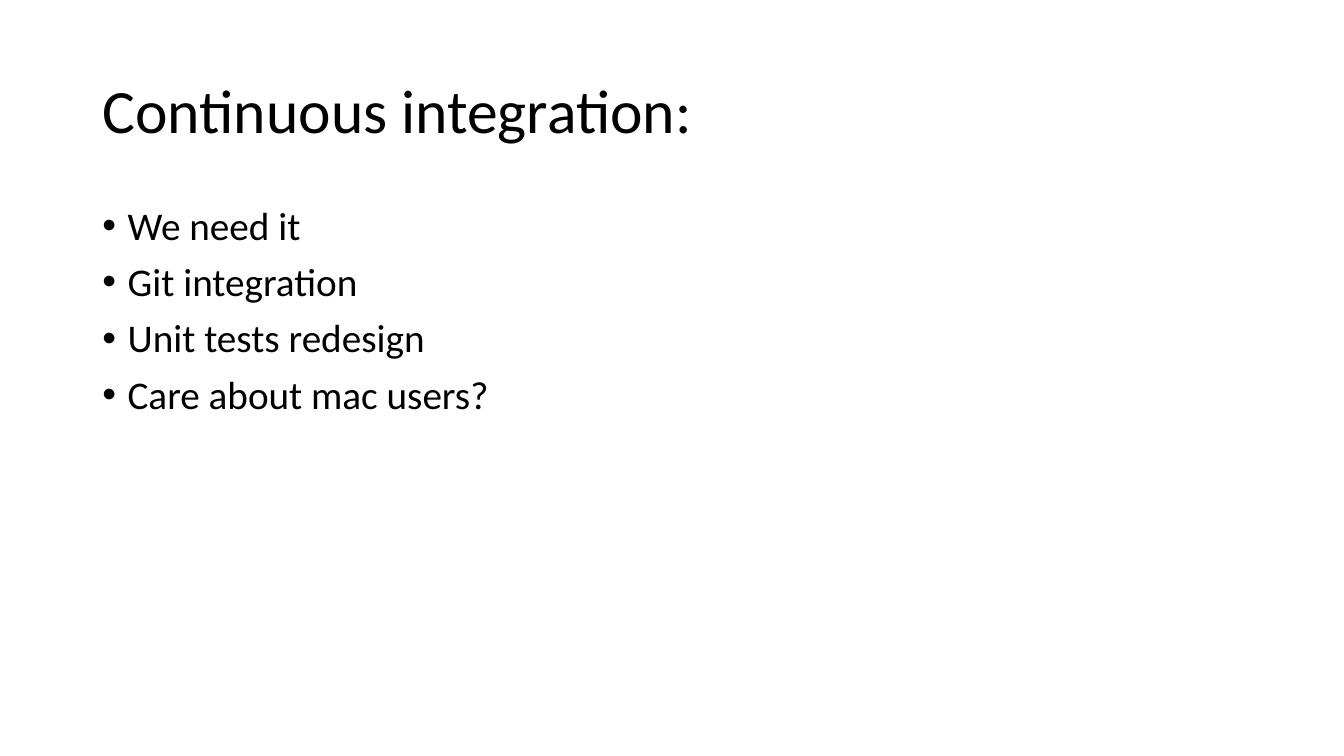
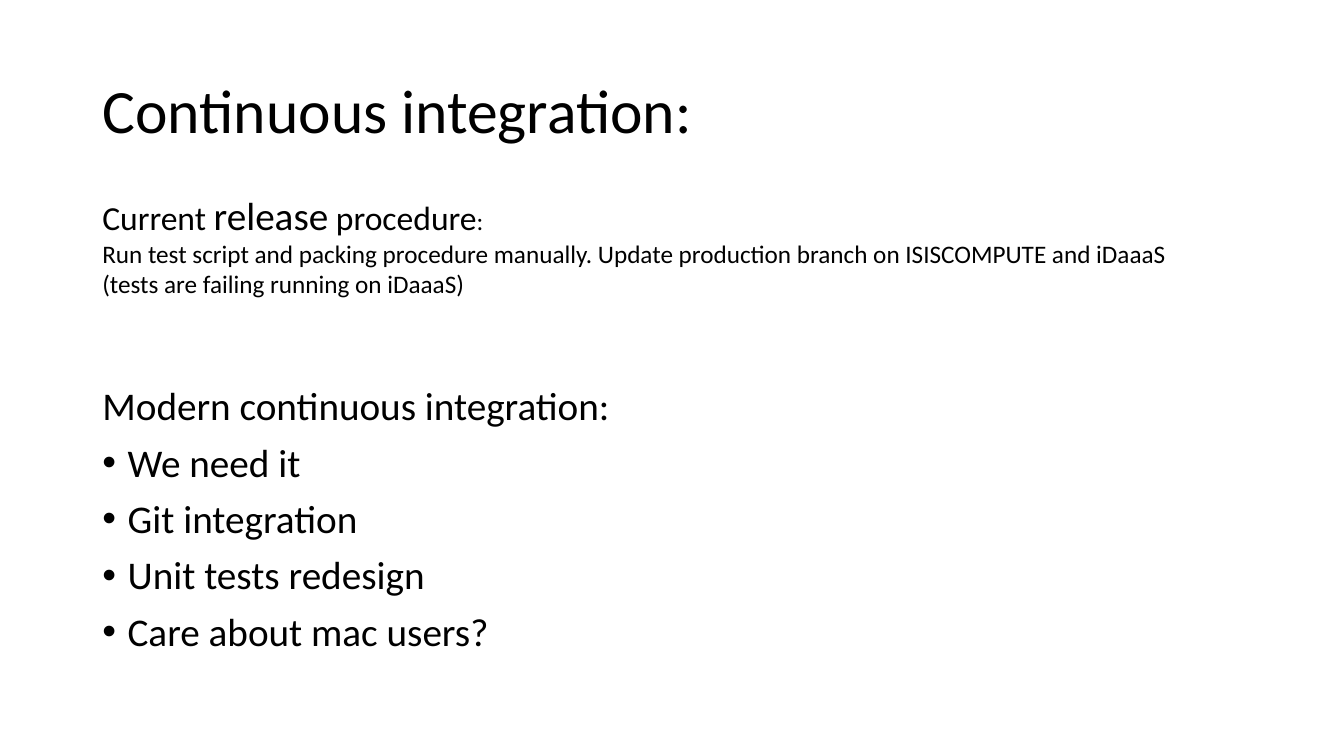
Before and after one commit to pace-neutrons/Horace, a slide deck: slide 7 of documentation/design_forV4/Horace&PACE.pptx. Drawn at 1344x756 pixels with LibreOffice and Linux fonts; fonts in the diff are those of the drawing. Boxes give left, top, right and bottom in pixels: in the first picture for what was removed or moved away, otherwise in the second. Text is boxed around its words. In the diff, an @@ line names an element or a change of style, - is before the commit and + after.

Commit message:
Re #1 last minutes minor changes to users documentation

```diff
--- a/documentation/design_forV4/Horace&PACE.pptx
+++ b/documentation/design_forV4/Horace&PACE.pptx
@@ text added at bbox=[102, 202, 1165, 298], 18 pt, text #000000 @@
+Current release procedure:
+Run test script and packing procedure manually. Update production branch on ISISCOMPUTE and iDaaaS
+(tests are failing running on iDaaaS)
@@ text "Modern continuous integration:": place and size @@
-text "Modern continuous integration:" at bbox=[128, 212, 489, 410]
+text "Modern continuous integration:" at bbox=[102, 392, 609, 647]
@@ text at bbox=[102, 392, 609, 427]: paragraph added @@
+Modern continuous integration:
```
Also in this commit, not shown: 3 other slides changed.
